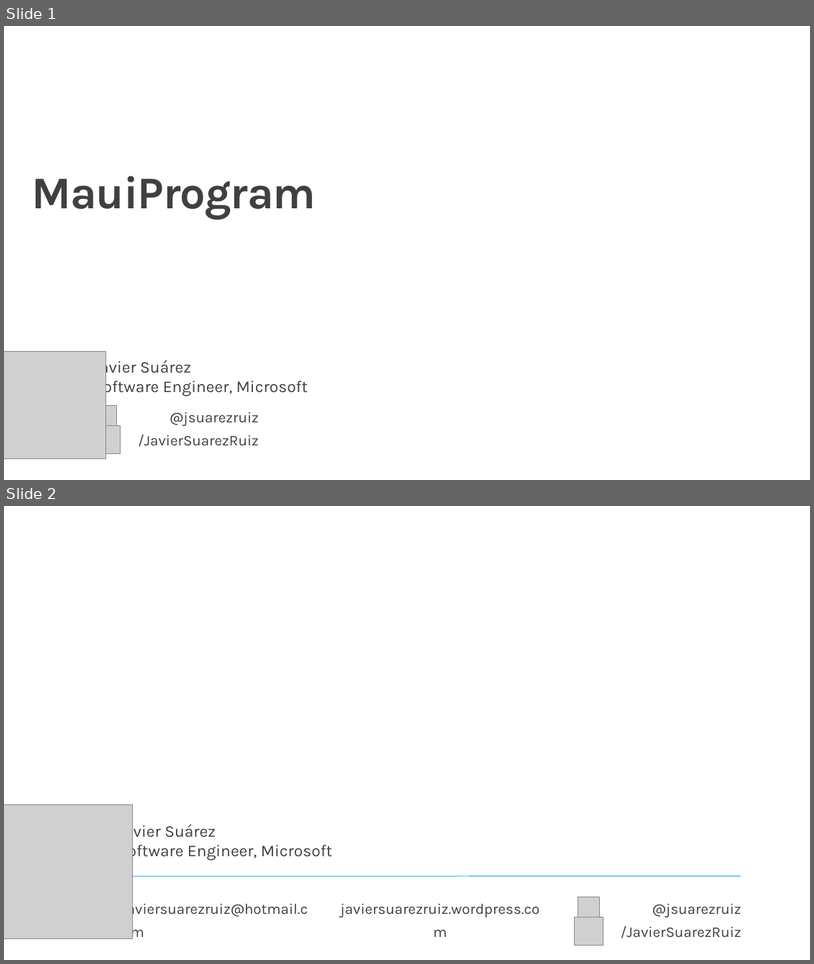
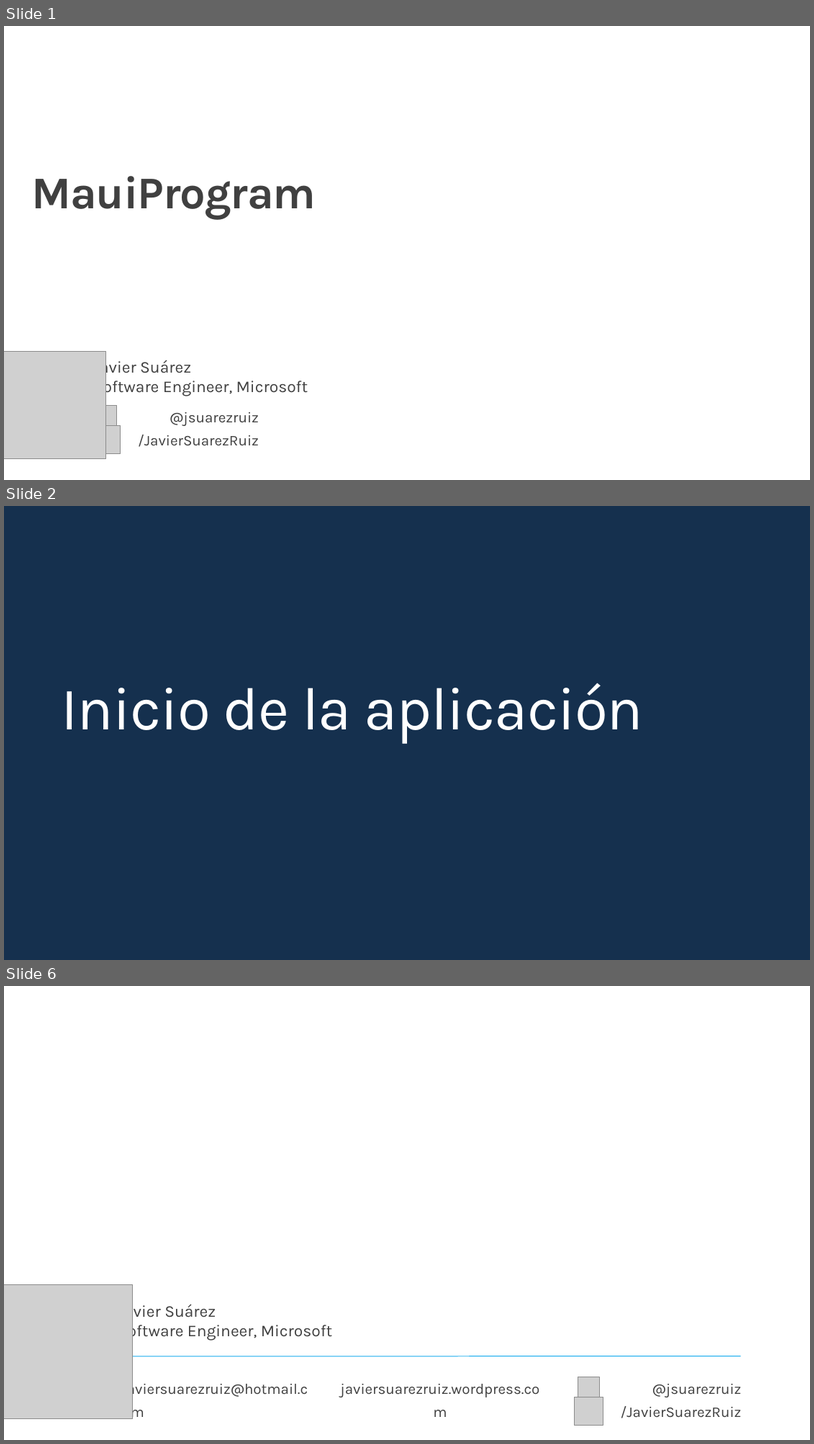
Before and after one commit to jsuarezruiz/taller-dotnet-maui, a slide deck: Bloque 3 - Creación de primera App/Taller13 - MauiProgram.pptx. Shown one above the other, each under a label of ours: slides 1 and 2 before the commit, slides 1, 2 and 6 after it; the slides between them are not shown. The pictures are 814x964 and 814x1444 pixels, drawn with LibreOffice and Linux fonts; fonts in the diff are those of the drawing; grey boxes stand for pictures; background and template pictures are left out. Boxes give left, top, right and bottom in pixels: in the first picture for what was removed or moved away, otherwise in the second. Text is boxed around its words. In the diff, an @@ line names an element or a change of style, - is before the commit and + after.

```diff
--- a/Bloque 3 - Creación de primera App/Taller13 - MauiProgram.pptx
+++ b/Bloque 3 - Creación de primera App/Taller13 - MauiProgram.pptx
@@ slide 2 added at (x1=4, y1=506, x2=810, y2=960), background #15304E @@
@@ title added at (x1=61, y1=683, x2=643, y2=744), 72 pt, text #FFFFFF @@
+Inicio de la aplicación
@@ what was slide 2 is now slide 6 @@
```
Also in this commit, not shown: 3 other slides added.
